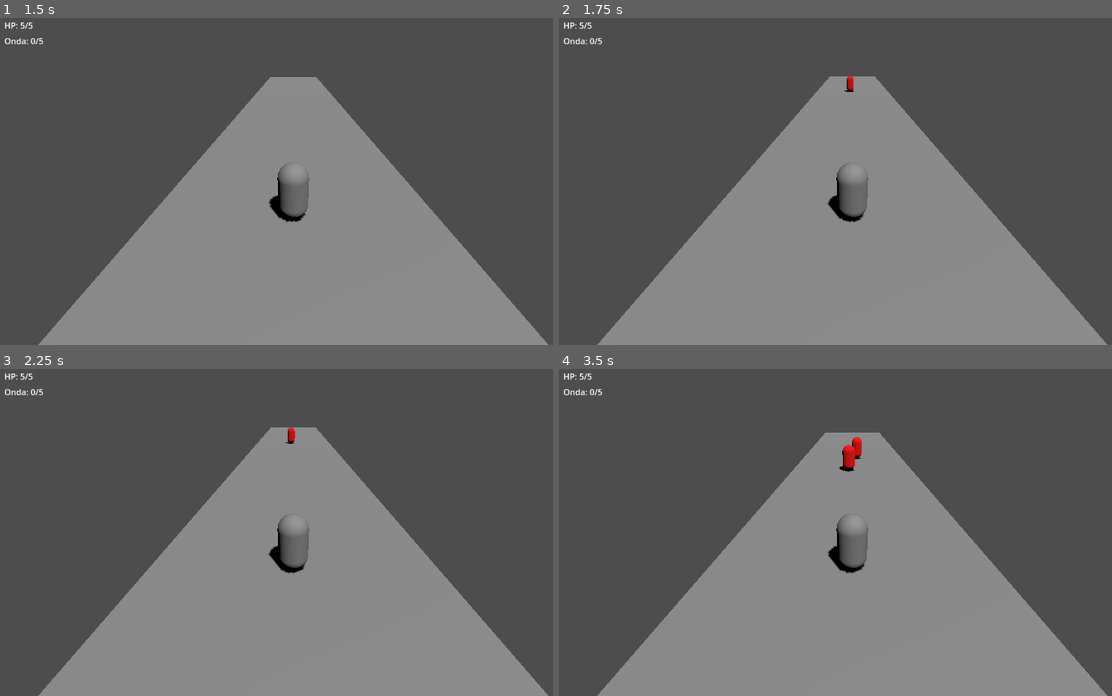
Above: before the commit, frames 1-4 (two rows, left to right).
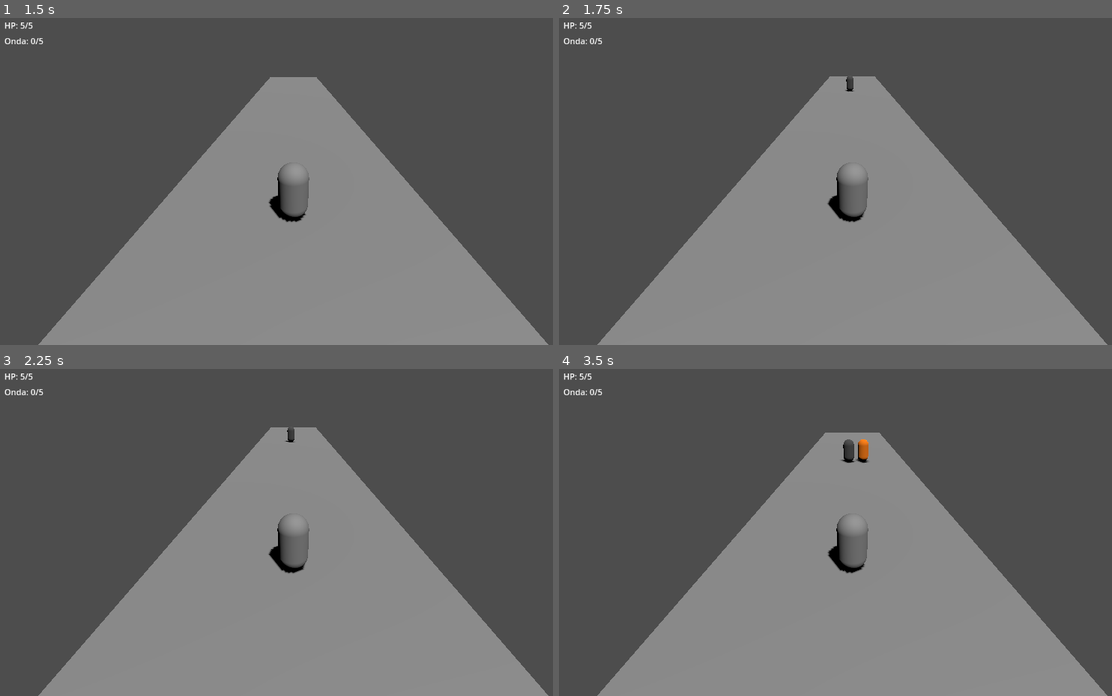
Above: after the commit, the same moments.

Repository: yuremarketing/We-re_going_to_blowup_everything
Game: Godot game, scene res://scenes/main.tscn
Two runs of this game, one before a commit and one after it. Both use one fixed random seed, a clock stepped at 60 frames per second and the inputs below.
Inputs:
- Up to frame 1 (1.5 s): tap Enter (ui_accept) at 0.5, 0.77 s; hold Up (ui_up) 0.53-1.28 s; hold Down (ui_down) from 1.28 s (still down)
- Up to frame 2 (1.75 s): keep holding Down (ui_down); tap Enter (ui_accept) at 1.52 s
- Up to frame 3 (2.25 s): release Down (ui_down) at 2.03 s; hold Up (ui_up) from 2.03 s (still down)
- Up to frame 4 (3.5 s): keep holding Up (ui_up); tap Enter (ui_accept) at 3.02 s

Frame 1 is identical in both runs. In frame 2, less than 0.1% of the frame differs, in the area x 51-54%, y 17-23%; in frame 3, less than 0.1%; in frame 4, 0.4%, in the area x 50-56%, y 20-32%.

Commit message:
feat(gameplay): add enemy variety with fast and tank types

Diff:
--- /dev/null
+++ b/scenes/enemy_fast.tscn
@@ -0,0 +1,23 @@
+[gd_scene load_steps=5 format=3]
+
+[ext_resource type="Script" path="res://scripts/enemy.gd" id="1_script"]
+
+[sub_resource type="CapsuleMesh" id="CapsuleMesh_enemy_fast"]
+
+[sub_resource type="StandardMaterial3D" id="StandardMaterial3D_orange"]
+albedo_color = Color(1, 0.5, 0, 1)
+
+[sub_resource type="CapsuleShape3D" id="CapsuleShape3D_enemy_fast"]
+
+[node name="EnemyFast" type="CharacterBody3D"]
+transform = Transform3D(1, 0, 0, 0, 1, 0, 0, 0, 1, 0, 1, 0)
+script = ExtResource("1_script")
+speed = 6.0
+hp = 1
+
+[node name="MeshInstance3D" type="MeshInstance3D" parent="."]
+mesh = SubResource("CapsuleMesh_enemy_fast")
+surface_material_override/0 = SubResource("StandardMaterial3D_orange")
+
+[node name="CollisionShape3D" type="CollisionShape3D" parent="."]
+shape = SubResource("CapsuleShape3D_enemy_fast")
--- /dev/null
+++ b/scenes/enemy_tank.tscn
@@ -0,0 +1,23 @@
+[gd_scene load_steps=5 format=3]
+
+[ext_resource type="Script" path="res://scripts/enemy.gd" id="1_script"]
+
+[sub_resource type="CapsuleMesh" id="CapsuleMesh_enemy_tank"]
+
+[sub_resource type="StandardMaterial3D" id="StandardMaterial3D_gray"]
+albedo_color = Color(0.3, 0.3, 0.3, 1)
+
+[sub_resource type="CapsuleShape3D" id="CapsuleShape3D_enemy_tank"]
+
+[node name="EnemyTank" type="CharacterBody3D"]
+transform = Transform3D(1, 0, 0, 0, 1, 0, 0, 0, 1, 0, 1, 0)
+script = ExtResource("1_script")
+speed = 1.5
+hp = 3
+
+[node name="MeshInstance3D" type="MeshInstance3D" parent="."]
+mesh = SubResource("CapsuleMesh_enemy_tank")
+surface_material_override/0 = SubResource("StandardMaterial3D_gray")
+
+[node name="CollisionShape3D" type="CollisionShape3D" parent="."]
+shape = SubResource("CapsuleShape3D_enemy_tank")
--- a/scenes/main.tscn
+++ b/scenes/main.tscn
@@ -1,9 +1,11 @@
-[gd_scene load_steps=10 format=3]
+[gd_scene load_steps=12 format=3]
 
 [ext_resource type="Script" path="res://scripts/player.gd" id="1_script"]
 [ext_resource type="Script" path="res://scripts/wave_manager.gd" id="2_wm"]
 [ext_resource type="PackedScene" path="res://scenes/enemy.tscn" id="3_en"]
 [ext_resource type="PackedScene" path="res://scenes/boss.tscn" id="4_boss"]
+[ext_resource type="PackedScene" path="res://scenes/enemy_fast.tscn" id="5_fast"]
+[ext_resource type="PackedScene" path="res://scenes/enemy_tank.tscn" id="6_tank"]
 
 [sub_resource type="BoxMesh" id="BoxMesh_floor"]
 size = Vector3(10, 1, 100)
@@ -45,7 +47,7 @@
 
 [node name="WaveManager" type="Node3D" parent="."]
 script = ExtResource("2_wm")
-enemy_scene = ExtResource("3_en")
+enemy_scenes = Array[PackedScene]([ExtResource("3_en"), ExtResource("5_fast"), ExtResource("6_tank")])
 boss_scene = ExtResource("4_boss")
 
 [node name="HUD" type="CanvasLayer" parent="."]
--- a/scripts/wave_manager.gd
+++ b/scripts/wave_manager.gd
@@ -1,6 +1,6 @@
 extends Node3D
 
-@export var enemy_scene: PackedScene
+@export var enemy_scenes: Array[PackedScene]
 @export var boss_scene: PackedScene
 @export var enemies_per_wave: int = 5
 @export var spawn_interval: float = 1.5
@@ -51,6 +51,7 @@
 		_timer.start()
 		return
 
+	var enemy_scene = enemy_scenes[randi() % enemy_scenes.size()]
 	var enemy = enemy_scene.instantiate()
 	var x = randf_range(-lane_width / 2.0, lane_width / 2.0)
 	enemy.position = Vector3(x, 1.0, spawn_z_offset)
Not shown, changed: HANDOVER.md
